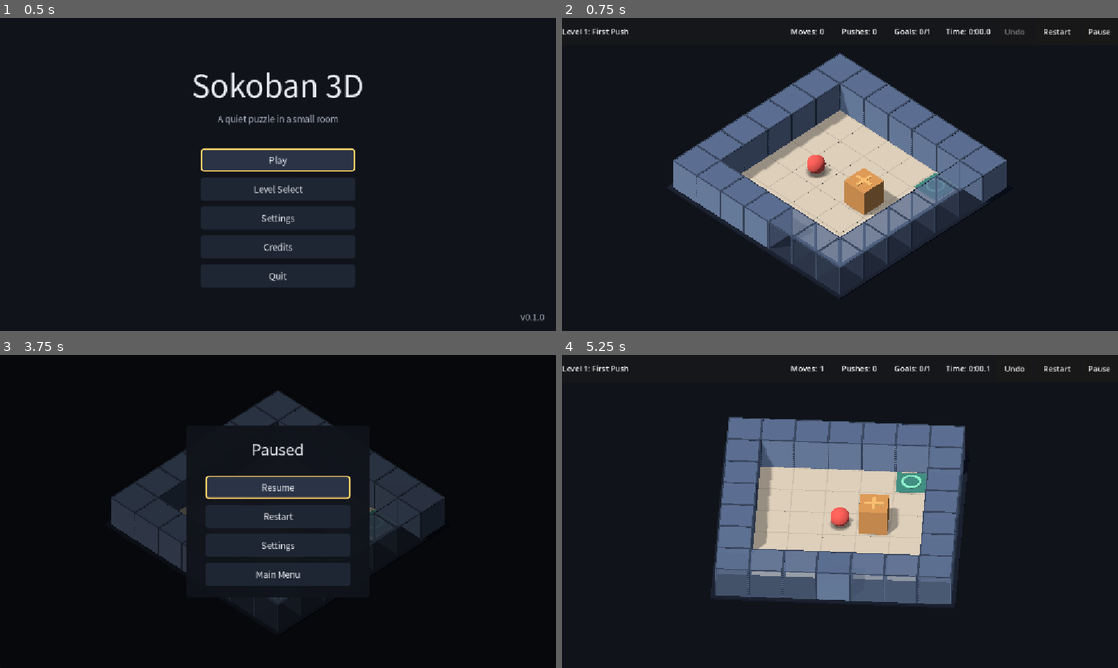
Above: before the commit, frames 1-4 (two rows, left to right).
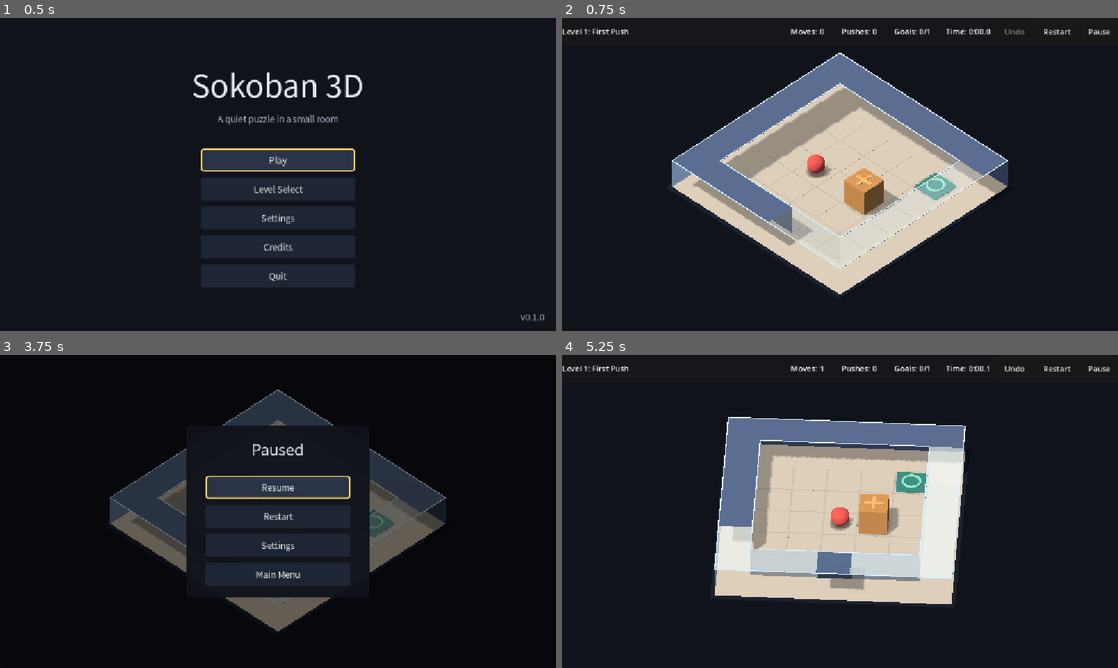
Above: after the commit, the same moments.

Repository: yinhaox/sokoban-3d
Game: Godot game, scene res://scenes/main.tscn
Same seed, same stepped clock (60 frames per second), same inputs: the game is played once before the commit and once after it.
Inputs (mouse positions are in pixels of both pictures, inside the frame that each line leads up to):
- Up to frame 1 (0.5 s): no input
- Up to frame 2 (0.75 s): click "Play" at 0.5 s
- Up to frame 3 (3.75 s): click "Restart" at 1.25 s; click "Restart" at 2 s; click "Restart" at 2.75 s; click "Pause" at 3.5 s
- Up to frame 4 (5.25 s): click "Resume" at 4.25 s; tap Enter at 5 s; move the mouse to (962, 495) at 5.02 s; hold Right (move_right) from 5.03 s (still down); tap Q (camera_rotate_left) at 5.1 s; click (962, 495) at 5.17 s

Frame 1 is identical in both runs. In frame 2, 13% of the frame differs, in the area x 19-81%, y 11-89%; in frame 3, 4.3%; in frame 4, 12%.

Commit message:
bug: fix faded wall top faces and merge wall contours

Diff:
--- a/src/game/board_builder.gd
+++ b/src/game/board_builder.gd
@@ -27,8 +27,13 @@
 const PLATE_LIFT := 0.001
 ## CapsuleMesh needs a height of at least two radii.
 const CAPSULE_HEIGHT_EPSILON := 0.01
-## Height of the darker cap that sits on top of a wall.
-const CAP_HEIGHT := 0.02
+## Height of the darker cap that sits on top of a wall. The cap is a flat single
+## quad, so this is the lift of the top face above the wall body; kept small so a
+## faded wall's top face sits at the top of the body (issue #30).
+const CAP_HEIGHT := 0.002
+## Small overlap of two adjacent flat caps, so their shared edge never shows as a
+## hairline through a faded wall's translucent top (issue #30).
+const CAP_OVERLAP := 0.002
 ## Height of the raised cross on a crate's top face.
 const CROSS_HEIGHT := 0.02
 const CROSS_ARM_LENGTH_RATIO := 0.70
@@ -36,9 +41,17 @@
 const RING_INNER_RADIUS := 0.22
 const RING_OUTER_RADIUS := 0.30
 const PLATE_SIZE_RATIO := 0.90
-## Alpha a faded wall's top cap keeps, so a faded border wall still draws an
-## outline instead of disappearing (issue #9).
-const OCCLUSION_CAP_ALPHA := 0.70
+## Highest opacity any part of a faded wall may reach, so a ghosted wall never
+## competes with the floor, the crates or the player (issue #30).
+const FADE_ALPHA_MAX := 0.25
+## Alpha the faded top face keeps. A faded wall keeps its top face at this alpha,
+## so it reads as a wall instead of a hollow box with a dark hole inside.
+const FADE_CAP_ALPHA := 0.25
+## Colours of a faded wall. The top face is much paler than the side body, and
+## the side body is paler than the opaque wall, so a ghosted wall reads as a lit
+## surface over the floor instead of a dark cavity (issue #30).
+const FADE_SIDE_COLOR := Color("#8FA4BF")
+const FADE_TOP_COLOR := Color("#DCE6F4")
 ## How far a crate settles when it comes to rest on a goal plate, so the lit
 ## plate and the settle are both visible (design/core-rules.md "the crate
 ## settles").
@@ -51,8 +64,9 @@
 const GRID_LIFT := 0.001
 const GRID_DARKEN_RATIO := 0.07
 const GRID_MAX_DARKEN_RATIO := 0.08
-## A crisp top border plus four vertical edge strips. They stay opaque while the
-## wall body fades, so a faded wall still reads as a wall instead of glass.
+## Thin top-contour bars on the outer boundary of a wall segment, so a continuous
+## wall draws one line per boundary run and never a seam between two of its own
+## cells (issue #30). They stay crisp while the wall body fades.
 const WALL_OUTLINE_WIDTH := 0.035
 const WALL_OUTLINE_HEIGHT := 0.008
 ## Dark plinth around the room. Its top sits just under the floor plane, so it
@@ -84,7 +98,7 @@
 ## the runtime setters below can still toggle the groups on a live board.
 @export var floor_grid_enabled: bool = true
 @export var wall_outline_enabled: bool = true
-@export var wall_outline_color: Color = Color("#3A4454")
+@export var wall_outline_color: Color = Color("#C6D4E7")
 @export var contact_shadow_color: Color = Color("#000000")
 @export_range(0.0, 0.4, 0.01) var contact_shadow_alpha: float = 0.18
 @export var room_base_color: Color = Color("#1A1F29")
@@ -161,6 +175,10 @@
 var _grid_nodes: Array[MeshInstance3D] = []
 var _wall_outlines_root: Node3D
 var _wall_outline_nodes: Array[MeshInstance3D] = []
+## False when a generated contour bar sits inside a wall segment instead of on its
+## boundary. `wall_outline_runs_follow_boundary()` reports it to the regression
+## test (issue #30).
+var _wall_outline_runs_valid: bool = true
 var _contact_shadows: Array[Node3D] = []
 var _floor_grid_visible: bool = true
 var _wall_outlines_visible: bool = true
@@ -250,6 +268,7 @@
 	_grid_nodes.clear()
 	_wall_outlines_root = null
 	_wall_outline_nodes.clear()
+	_wall_outline_runs_valid = true
 	_contact_shadows.clear()
 	player_cell = Vector2i(-1, -1)
 
@@ -355,6 +374,32 @@
 
 func wall_outline_count() -> int:
 	return _wall_outline_nodes.size()
+
+
+## True when every contour bar sits on an edge between a wall cell and a non-wall
+## cell. A bar across the inside of a wall segment reports false, which is the
+## internal seam issue #30 removed.
+func wall_outline_runs_follow_boundary() -> bool:
+	return _wall_outline_runs_valid
+
+
+## Number of wall cells whose full-cell top face exists. A faded wall keeps this
+## face, so it can never show the hollow inside of its box as a dark hole.
+func wall_top_face_count() -> int:
+	var count := 0
+	for cell: Vector2i in _wall_nodes.keys():
+		var pieces: Array = _wall_nodes[cell]
+		if pieces.size() > 1 and pieces[1] is MeshInstance3D:
+			var cap := pieces[1] as MeshInstance3D
+			if cap.mesh == null:
+				continue
+			var cap_bounds := cap.mesh.get_aabb()
+			if (
+				cap_bounds.size.x >= CELL_SIZE - CAP_OVERLAP
+				and cap_bounds.size.z >= CELL_SIZE - CAP_OVERLAP
+			):
+				count += 1
+	return count
 
 
 ## Number of soft contact shadow groups: one per crate, one per goal plate and
@@ -460,21 +505,26 @@
 	)
 
 
-## Alpha of a wall's side faces while it is faded.
+## Alpha of a wall's side faces while it is faded. Clamped to `FADE_ALPHA_MAX`, so
+## no part of a faded wall is more opaque than 25% (issue #30).
 static func fade_side_alpha(alpha: float) -> float:
-	return clampf(alpha, 0.0, 1.0)
-
-
-## Alpha of a faded wall's top cap: the same fade as the sides, but never below
-## `OCCLUSION_CAP_ALPHA`, so a faded border wall keeps its outline.
+	return clampf(alpha, 0.0, FADE_ALPHA_MAX)
+
+
+## Alpha of a faded wall's top face: never above `FADE_ALPHA_MAX`, and at
+## `FADE_CAP_ALPHA` for any fade above zero, so the top face stays readable while
+## the side body ghosts away. A zero fade keeps no top face at all.
 static func fade_cap_alpha(alpha: float) -> float:
-	return clampf(maxf(alpha, OCCLUSION_CAP_ALPHA), 0.0, 1.0)
+	if alpha <= 0.0:
+		return 0.0
+	return clampf(maxf(alpha, FADE_CAP_ALPHA), 0.0, FADE_ALPHA_MAX)
 
 
 ## Fades the given wall cells to `alpha` and restores every other wall. The fade
 ## uses the per-wall transparent material variant, so a faded wall casts no
-## shadow and cannot block a target cell. The top cap keeps
-## `OCCLUSION_CAP_ALPHA`, so a faded border wall still draws its outline.
+## shadow and cannot block a target cell. The top face keeps
+## `FADE_CAP_ALPHA` in the paler `FADE_TOP_COLOR`, so a faded wall still reads as
+## a wall with a complete top instead of a hollow box (issue #30).
 func apply_wall_fade(occluded_cells: Array[Vector2i], alpha: float, seconds: float) -> void:
 	var wanted := {}
 	for cell in occluded_cells:
@@ -675,41 +725,114 @@
 		_grid_root.visible = _floor_grid_visible and floor_grid_enabled and not _reduce_motion
 
 
-## A wall's top border and four vertical edges. They are built once per wall and
-## are never faded, so a ghosted wall keeps a crisp silhouette.
-func _build_wall_outline(base: Vector3, cell: Vector2i) -> void:
-	if _wall_outlines_root == null:
-		_wall_outlines_root = Node3D.new()
-		_wall_outlines_root.name = "WallOutlines"
-		add_child(_wall_outlines_root)
-	var corner := CELL_SIZE * 0.5 - WALL_OUTLINE_WIDTH * 0.5
+## One top-contour bar per merged run of wall-region boundary edges. A continuous
+## wall segment therefore draws only its outer boundary and its top-face edge,
+## never a line between two of its own cells (issue #30). The bars are built once
+## per wall region and are never faded, so a ghosted wall keeps a crisp contour.
+func _build_wall_outlines(level: LevelDataScript) -> void:
+	_wall_outlines_root = Node3D.new()
+	_wall_outlines_root.name = "WallOutlines"
+	add_child(_wall_outlines_root)
 	var top_y := wall_height + CAP_HEIGHT + WALL_OUTLINE_HEIGHT * 0.5
-	var side_bar := Vector3(CELL_SIZE, WALL_OUTLINE_HEIGHT, WALL_OUTLINE_WIDTH)
-	var end_bar := Vector3(
-		WALL_OUTLINE_WIDTH, WALL_OUTLINE_HEIGHT, CELL_SIZE - WALL_OUTLINE_WIDTH * 2.0
-	)
-	_add_wall_outline_box(side_bar, Vector3(base.x, top_y, base.z - corner), cell, "N")
-	_add_wall_outline_box(side_bar, Vector3(base.x, top_y, base.z + corner), cell, "S")
-	_add_wall_outline_box(end_bar, Vector3(base.x - corner, top_y, base.z), cell, "W")
-	_add_wall_outline_box(end_bar, Vector3(base.x + corner, top_y, base.z), cell, "E")
-	var edge_height := wall_height + CAP_HEIGHT
-	var edge_size := Vector3(WALL_OUTLINE_WIDTH, edge_height, WALL_OUTLINE_WIDTH)
-	for x_sign in [-1.0, 1.0]:
-		for z_sign in [-1.0, 1.0]:
-			var edge_centre := Vector3(
-				base.x + x_sign * corner,
-				edge_height * 0.5,
-				base.z + z_sign * corner
-			)
-			_add_wall_outline_box(
-				edge_size, edge_centre, cell, "%.0f_%.0f" % [x_sign, z_sign]
-			)
-
-
-func _add_wall_outline_box(
-	size: Vector3, centre: Vector3, cell: Vector2i, suffix: String
+	for side in [-1, 1]:
+		_add_contour_runs(level, true, side, top_y)
+		_add_contour_runs(level, false, side, top_y)
+
+
+## Walks every row (north/south edge) or column (west/east edge) and adds one bar
+## per merged run of contiguous boundary cells. `side` is -1 for the low edge of
+## the cell and +1 for the high edge.
+func _add_contour_runs(
+	level: LevelDataScript, along_rows: bool, side: int, top_y: float
 ) -> void:
-	var node_name := "WallOutline_%d_%d_%s" % [cell.x, cell.y, suffix]
+	var line_count: int = level.rows if along_rows else level.columns
+	var step_count: int = level.columns if along_rows else level.rows
+	for line in line_count:
+		var run_start := -1
+		for step in step_count + 1:
+			var on_boundary := false
+			if step < step_count:
+				var cell: Vector2i = (
+					Vector2i(step, line) if along_rows else Vector2i(line, step)
+				)
+				if level.cell_at(cell) == LevelDataScript.Cell.WALL:
+					var neighbour: Vector2i = (
+						cell + Vector2i(0, side) if along_rows
+						else cell + Vector2i(side, 0)
+					)
+					on_boundary = not _is_wall_cell(level, neighbour)
+			if on_boundary:
+				if run_start < 0:
+					run_start = step
+			elif run_start >= 0:
+				_add_contour_bar(
+					level, along_rows, side, line, run_start, step - 1, top_y
+				)
+				run_start = -1
+
+
+## Adds the bar for one merged run and records whether the run really lies on a
+## wall/non-wall boundary, which the regression test reads back.
+func _add_contour_bar(
+	level: LevelDataScript,
+	along_rows: bool,
+	side: int,
+	line: int,
+	start: int,
+	end: int,
+	top_y: float
+) -> void:
+	var first := _contour_cell(along_rows, line, start)
+	var last := _contour_cell(along_rows, line, end)
+	var span := float(end - start + 1) * CELL_SIZE + WALL_OUTLINE_WIDTH
+	var centre: Vector3 = (first + last) * 0.5
+	centre.y = top_y
+	if along_rows:
+		centre.z += float(side) * CELL_SIZE * 0.5
+		_add_wall_outline_box(Vector3(span, WALL_OUTLINE_HEIGHT, WALL_OUTLINE_WIDTH), centre)
+	else:
+		centre.x += float(side) * CELL_SIZE * 0.5
+		_add_wall_outline_box(Vector3(WALL_OUTLINE_WIDTH, WALL_OUTLINE_HEIGHT, span), centre)
+	if not _contour_run_is_boundary(level, along_rows, side, line, start, end):
+		_wall_outline_runs_valid = false
+
+
+## Cell centre of one step of a contour run, in the builder's local space.
+func _contour_cell(along_rows: bool, line: int, step: int) -> Vector3:
+	var cell: Vector2i = Vector2i(step, line) if along_rows else Vector2i(line, step)
+	return cell_to_world(cell, _columns, _rows)
+
+
+## True when every cell of a run is a wall and its neighbour across the contoured
+## edge is not, i.e. the bar lies on the wall segment's outer boundary.
+func _contour_run_is_boundary(
+	level: LevelDataScript,
+	along_rows: bool,
+	side: int,
+	line: int,
+	start: int,
+	end: int
+) -> bool:
+	for step in range(start, end + 1):
+		var cell: Vector2i = Vector2i(step, line) if along_rows else Vector2i(line, step)
+		if level.cell_at(cell) != LevelDataScript.Cell.WALL:
+			return false
+		var neighbour: Vector2i = (
+			cell + Vector2i(0, side) if along_rows else cell + Vector2i(side, 0)
+		)
+		if _is_wall_cell(level, neighbour):
+			return false
+	return true
+
+
+func _is_wall_cell(level: LevelDataScript, cell: Vector2i) -> bool:
+	if cell.x < 0 or cell.y < 0 or cell.x >= level.columns or cell.y >= level.rows:
+		return false
+	return level.cell_at(cell) == LevelDataScript.Cell.WALL
+
+
+func _add_wall_outline_box(size: Vector3, centre: Vector3) -> void:
+	var node_name := "WallOutline_%d" % _wall_outline_nodes.size()
 	var node := _add_box_to(_wall_outlines_root, size, centre, _wall_outline_material, node_name)
 	node.cast_shadow = GeometryInstance3D.SHADOW_CASTING_SETTING_OFF
 	_wall_outline_nodes.append(node)
@@ -751,14 +874,15 @@
 	return -_player_mesh_height() * 0.5 - ACTOR_LIFT + CONTACT_SHADOW_LIFT
 
 
+## One floor slab per cell, including the cells under walls. A wall hides its slab
+## while it is opaque; while it is faded the sand tone sits behind the translucent
+## top and sides, so the ghosted wall shows a lit floor instead of the dark room
+## base through the hollow box (issue #30).
 func _build_floor(level: LevelDataScript) -> void:
 	var size := Vector3(CELL_SIZE, floor_thickness, CELL_SIZE)
 	for row in level.rows:
 		for column in level.columns:
-			var cell := Vector2i(column, row)
-			if level.cell_at(cell) == LevelDataScript.Cell.WALL:
-				continue
-			var centre := cell_to_world(cell, _columns, _rows)
+			var centre := cell_to_world(Vector2i(column, row), _columns, _rows)
 			centre.y = -floor_thickness * 0.5
 			_add_box(size, centre, _floor_material, "Floor_%d_%d" % [column, row])
 
@@ -813,8 +937,6 @@
 
 
 func _build_walls(level: LevelDataScript) -> void:
-	var side_size := Vector3(CELL_SIZE, wall_height, CELL_SIZE)
-	var cap_size := Vector3(CELL_SIZE, CAP_HEIGHT, CELL_SIZE)
 	for row in level.rows:
 		for column in level.columns:
 			var cell := Vector2i(column, row)
@@ -822,20 +944,114 @@
 				continue
 			_wall_cells.append(cell)
 			var base := cell_to_world(cell, _columns, _rows)
-			var side_centre := base
-			side_centre.y = wall_height * 0.5
-			var cap_centre := base
-			cap_centre.y = wall_height + CAP_HEIGHT * 0.5
-			var side := _add_box(
-				side_size, side_centre, _wall_side_material, "Wall_%d_%d" % [column, row]
-			)
-			var cap := _add_box(
-				cap_size, cap_centre, _wall_top_material, "WallTop_%d_%d" % [column, row]
-			)
+			var side := _add_wall_body(level, cell, base)
+			var cap := _add_wall_cap(base, cell)
 			_wall_nodes[cell] = [side, cap]
-			_wall_fade_side[cell] = _make_transparent_material(wall_side_color)
-			_wall_fade_top[cell] = _make_transparent_material(wall_top_color)
-			_build_wall_outline(base, cell)
+			_wall_fade_side[cell] = _make_transparent_material(FADE_SIDE_COLOR)
+			_wall_fade_top[cell] = _make_transparent_material(FADE_TOP_COLOR)
+	_build_wall_outlines(level)
+
+
+## A flat, single-quad top cap. A thin box cap drew its own side face at every
+## shared cell edge, which showed through a faded wall's translucent top as a
+## seam; a flat quad has no side faces (issue #30). The small overlap closes the
+## hairline between two adjacent caps.
+func _add_wall_cap(base: Vector3, cell: Vector2i) -> MeshInstance3D:
+	var half := CELL_SIZE * 0.5 + CAP_OVERLAP * 0.5
+	var y := wall_height + CAP_HEIGHT
+	var vertices := PackedVector3Array([
+		Vector3(-half, y, half),
+		Vector3(half, y, half),
+		Vector3(half, y, -half),
+		Vector3(-half, y, -half),
+	])
+	var normals := PackedVector3Array()
+	for _index in 4:
+		normals.append(Vector3.UP)
+	var indices := PackedInt32Array([0, 2, 1, 0, 3, 2])
+	var instance := MeshInstance3D.new()
+	instance.name = "WallTop_%d_%d" % [cell.x, cell.y]
+	instance.mesh = _triangle_mesh(vertices, normals, indices)
+	instance.material_override = _wall_top_material
+	instance.position = Vector3(base.x, 0.0, base.z)
+	add_child(instance)
+	return instance
+
+
+## A wall body that carries only the side faces exposed to a non-wall neighbour.
+## Faces shared by two wall cells are omitted, so a faded run never draws a seam
+## line through its translucent body (issue #30). The thin top cap closes the top.
+func _add_wall_body(level: LevelDataScript, cell: Vector2i, base: Vector3) -> MeshInstance3D:
+	var instance := MeshInstance3D.new()
+	instance.name = "Wall_%d_%d" % [cell.x, cell.y]
+	instance.mesh = _wall_body_mesh(level, cell)
+	instance.material_override = _wall_side_material
+	instance.position = Vector3(base.x, wall_height * 0.5, base.z)
+	add_child(instance)
+	return instance
+
+
+## Generated mesh of a wall body: one quad per exposed side face, no shared faces
+## and no top or bottom face (the cap covers the top).
+func _wall_body_mesh(level: LevelDataScript, cell: Vector2i) -> ArrayMesh:
+	var vertices := PackedVector3Array()
+	var normals := PackedVector3Array()
+	var indices := PackedInt32Array()
+	var half := CELL_SIZE * 0.5
+	var bottom := -wall_height * 0.5
+	# [neighbour offset, bottom-left corner, bottom-right corner, outward normal].
+	var faces: Array = [
+		[Vector2i(1, 0), Vector3(half, bottom, half), Vector3(half, bottom, -half), Vector3.RIGHT],
+		[Vector2i(-1, 0), Vector3(-half, bottom, -half), Vector3(-half, bottom, half), Vector3.LEFT],
+		[Vector2i(0, 1), Vector3(-half, bottom, half), Vector3(half, bottom, half), Vector3.BACK],
+		[Vector2i(0, -1), Vector3(half, bottom, -half), Vector3(-half, bottom, -half), Vector3.FORWARD],
+	]
+	for face: Array in faces:
+		var offset: Vector2i = face[0]
+		if _is_wall_cell(level, cell + offset):
+			continue
+		var bottom_left: Vector3 = face[1]
+		var bottom_right: Vector3 = face[2]
+		var normal: Vector3 = face[3]
+		_add_wall_face(vertices, normals, indices, bottom_left, bottom_right, normal)
+	return _triangle_mesh(vertices, normals, indices)
+
+
+## Builds one generated triangle mesh from the given arrays, or an empty mesh when
+## there is no face.
+func _triangle_mesh(
+	vertices: PackedVector3Array, normals: PackedVector3Array, indices: PackedInt32Array
+) -> ArrayMesh:
+	var mesh := ArrayMesh.new()
+	if vertices.is_empty():
+		return mesh
+	var arrays: Array = []
+	arrays.resize(Mesh.ARRAY_MAX)
+	arrays[Mesh.ARRAY_VERTEX] = vertices
+	arrays[Mesh.ARRAY_NORMAL] = normals
+	arrays[Mesh.ARRAY_INDEX] = indices
+	mesh.add_surface_from_arrays(Mesh.PRIMITIVE_TRIANGLES, arrays)
+	return mesh
+
+
+## Appends one vertical wall face. `bottom_left` and `bottom_right` are the two
+## bottom corners in the order that makes the face visible from outside the wall.
+func _add_wall_face(
+	vertices: PackedVector3Array,
+	normals: PackedVector3Array,
+	indices: PackedInt32Array,
+	bottom_left: Vector3,
+	bottom_right: Vector3,
+	normal: Vector3
+) -> void:
+	var top_left := bottom_left + Vector3(0.0, wall_height, 0.0)
+	var top_right := bottom_right + Vector3(0.0, wall_height, 0.0)
+	var start := vertices.size()
+	for vertex in [bottom_left, bottom_right, top_right, top_left]:
+		vertices.append(vertex)
+		normals.append(normal)
+	for index in [start, start + 1, start + 2, start, start + 2, start + 3]:
+		indices.append(index)
 
 
 func _build_crates(level: LevelDataScript) -> void:
--- a/src/game/camera_rig.gd
+++ b/src/game/camera_rig.gd
@@ -41,7 +41,10 @@
 @export var fill_ratio: float = 0.8
 @export var size_min: float = 6.0
 @export var size_max: float = 18.0
-@export var occlusion_alpha: float = 0.22
+## Alpha of a faded wall. The design default is 0.12, inside the documented
+## 0.05..0.25 range, so a ghosted wall never competes with the floor, the crates
+## or the player for attention (issue #30).
+@export var occlusion_alpha: float = 0.12
 @export var occlusion_seconds: float = 0.12
 @export var camera_distance: float = 20.0
 
--- a/tests/run_tests.gd
+++ b/tests/run_tests.gd
@@ -994,17 +994,32 @@
 	var faded_cap := BoardBuilderClass.fade_cap_alpha(0.22)
 	_check(faded_side > 0.0, "a faded wall keeps some alpha instead of vanishing")
 	_check(faded_side < 0.5, "a faded wall stays semi-transparent")
-	_check(faded_cap > faded_side, "a faded wall's top cap stays more opaque than its sides")
-	_check(
-		faded_cap >= 0.3 and faded_cap < 1.0,
-		"a faded border wall keeps a visible outline in its top cap"
-	)
-	_check(BoardBuilderClass.fade_cap_alpha(1.0) == 1.0, "an opaque wall keeps an opaque cap")
-	_check(BoardBuilderClass.fade_cap_alpha(0.0) > 0.0, "even a full fade keeps the wall outline")
+	_check(faded_cap >= faded_side, "a faded wall's top cap is at least as opaque as its sides")
+	_check(faded_side <= 0.25, "a faded wall's sides stay at or below 25% opacity")
+	_check(faded_cap <= 0.25, "a faded wall's top cap stays at or below 25% opacity")
+	_check(BoardBuilderClass.fade_cap_alpha(1.0) <= 0.25, "the faded top cap never becomes opaque")
+	_check(BoardBuilderClass.fade_cap_alpha(0.0) == 0.0, "a zero fade draws no top face")
 
 	var level := _make_level(BASIC_TILES)
 	var board := BoardBuilderClass.new()
 	board.build(level)
+	# Every wall keeps a full-cell top face, so a faded wall cannot show the hollow
+	# inside of its box as a dark hole (issue #30).
+	var top_faces := 0
+	for cell: Vector2i in board.wall_cells():
+		var cap := board.get_node_or_null("WallTop_%d_%d" % [cell.x, cell.y]) as MeshInstance3D
+		if cap != null and cap.mesh != null:
+			var cap_bounds := cap.mesh.get_aabb()
+			if (
+				cap_bounds.size.x >= BoardBuilderClass.CELL_SIZE - BoardBuilderClass.CAP_OVERLAP
+				and cap_bounds.size.z >= BoardBuilderClass.CELL_SIZE - BoardBuilderClass.CAP_OVERLAP
+			):
+				top_faces += 1
+	_check(top_faces == board.wall_cells().size(), "every wall keeps a full-cell top face")
+	_check(
+		board.wall_top_face_count() == board.wall_cells().size(),
+		"the board reports one top face per wall cell"
+	)
 	var bounds := board.room_bounds()
 	var margin: float = board.room_base_margin
 	_check(
@@ -1051,14 +1066,25 @@
 	_check(grid != null and not grid.visible, "the grid node is hidden with reduce motion on")
 	board.set_reduce_motion(false)
 	_check(board.is_floor_grid_visible(), "turning reduce motion off shows the grid again")
-
-	# Wall outline: built for every wall, with a visibility toggle.
+	_check(
+		_grid_lines_stay_on_empty_floor(board, level),
+		"the grid draws only on empty floor, never under a wall or a crate"
+	)
+
+	# Wall outline: one merged contour per wall-segment boundary run, so a
+	# continuous wall never draws a line between its own 1x1 blocks (issue #30).
 	var outlines := board.get_node_or_null("WallOutlines") as Node3D
 	_check(outlines != null and outlines.visible, "the board builds a visible wall outline group")
-	_check(
-		board.wall_outline_count() == board.wall_cells().size() * 8,
-		"every wall has a top border and four edge strips"
-	)
+	_check(board.wall_outline_count() > 0, "the wall outline group carries contour lines")
+	_check(
+		board.wall_outline_count() < board.wall_cells().size(),
+		"the merged wall outline has fewer lines than the room has wall blocks"
+	)
+	if board.has_method("wall_outline_runs_follow_boundary"):
+		_check(
+			board.wall_outline_runs_follow_boundary(),
+			"every outline line sits on a wall edge instead of inside a wall segment"
+		)
 	board.set_wall_outlines_enabled(false)
 	_check(not board.wall_outlines_enabled(), "the wall outline toggle reports off")
 	_check(outlines != null and not outlines.visible, "the outline toggle hides every outline")
@@ -1110,6 +1136,43 @@
 			"the base extends past the outer wall faces"
 		)
 	board.free()
+
+
+## True when every floor-grid line lies on a boundary between two floor cells and
+## no line overlaps a crate's footprint. The grid is geometry, so this is checked
+## on the built nodes instead of on a helper the grid code would provide.
+func _grid_lines_stay_on_empty_floor(board: BoardBuilderClass, level: LevelDataClass) -> bool:
+	var grid := board.get_node_or_null("FloorGrid") as Node3D
+	if grid == null:
+		return false
+	for child in grid.get_children():
+		var line := child as MeshInstance3D
+		if line == null:
+			return false
+		var mesh := line.mesh as BoxMesh
+		if mesh == null:
+			return false
+		var centre := line.position
+		var probes: Array[Vector3] = []
+		if mesh.size.x > mesh.size.z:
+			probes = [centre + Vector3(0.0, 0.0, -0.25), centre + Vector3(0.0, 0.0, 0.25)]
+		else:
+			probes = [centre + Vector3(-0.25, 0.0, 0.0), centre + Vector3(0.25, 0.0, 0.0)]
+		for probe in probes:
+			var cell := BoardBuilderClass.world_to_cell(probe, level.columns, level.rows)
+			if level.cell_at(cell) == LevelDataClass.Cell.WALL:
+				return false
+		for crate_cell: Vector2i in level.box_starts:
+			var crate_centre := BoardBuilderClass.cell_to_world(
+				crate_cell, level.columns, level.rows
+			)
+			var delta := centre - crate_centre
+			if (
+				absf(delta.x) < board.crate_size * 0.5 + mesh.size.x * 0.5
+				and absf(delta.z) < board.crate_size * 0.5 + mesh.size.z * 0.5
+			):
+				return false
+	return true
 
 
 func _test_gameplay_input_mapping() -> void:
Binary file added: production/qa/evidence/fix-wall-artifacts-aac3cd51a4a3/after-level-010-colorblind.png
Binary file added: production/qa/evidence/fix-wall-artifacts-aac3cd51a4a3/after-level-010-default.png
Binary file added: production/qa/evidence/fix-wall-artifacts-aac3cd51a4a3/after-level-010-quarter-turn-1.png
Binary file added: production/qa/evidence/fix-wall-artifacts-aac3cd51a4a3/after-level-014.png
Binary file added: production/qa/evidence/fix-wall-artifacts-aac3cd51a4a3/after-run-window.png
Binary file added: production/qa/evidence/fix-wall-artifacts-aac3cd51a4a3/before-level-010-default.png
Binary file added: production/qa/evidence/fix-wall-artifacts-aac3cd51a4a3/before-level-010-quarter-turn-1.png
Binary file added: production/qa/evidence/fix-wall-artifacts-aac3cd51a4a3/before-level-014.png
Not shown, added: production/qa/evidence/fix-wall-artifacts-aac3cd51a4a3/capture-after-level-010-colorblind.log
Not shown, added: production/qa/evidence/fix-wall-artifacts-aac3cd51a4a3/capture-after-level-010-default.log
Not shown, added: production/qa/evidence/fix-wall-artifacts-aac3cd51a4a3/capture-after-level-010-quarter-turn-1.log
Not shown, added: production/qa/evidence/fix-wall-artifacts-aac3cd51a4a3/capture-after-level-014.log
(and 10 more such lines)
